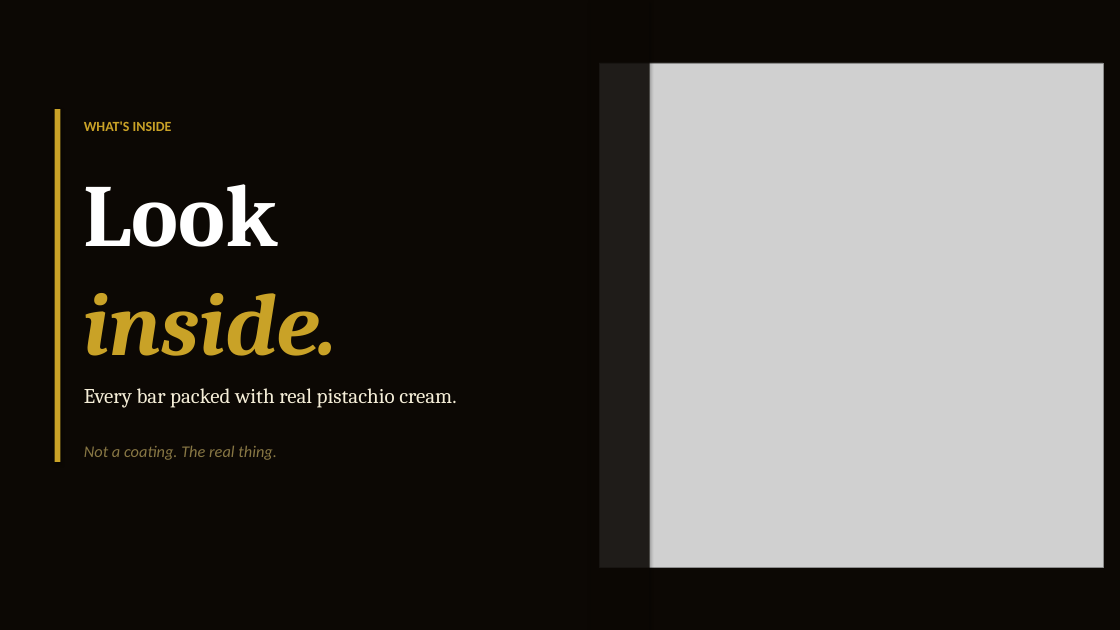
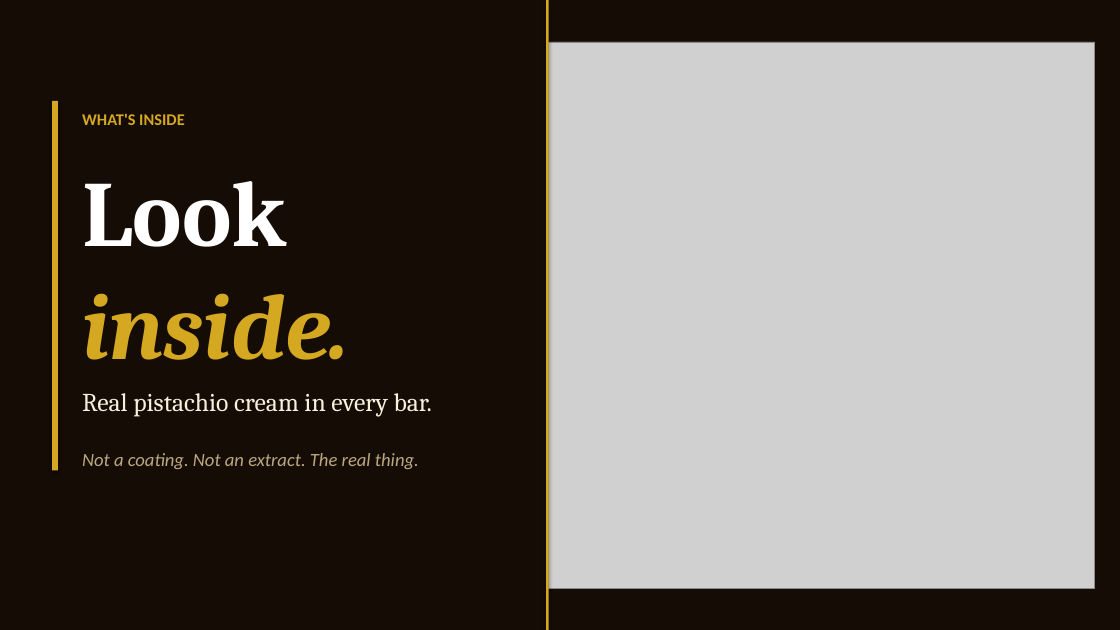
Before and after one commit to mnfadawi/hi, a slide deck: slide 3 of sahara-bites-fun-fair.pptx. Drawn at 1120x630 pixels with LibreOffice and Linux fonts; fonts in the diff are those of the drawing; grey boxes stand for pictures. Boxes give left, top, right and bottom in pixels: in the first picture for what was removed or moved away, otherwise in the second. Text is boxed around its words. In the diff, an @@ line names an element or a change of style, - is before the commit and + after.

```diff
--- a/sahara-bites-fun-fair.pptx
+++ b/sahara-bites-fun-fair.pptx
@@ background #0C0804 to #160C06 @@
@@ rectangle: place and size @@
-rectangle at (591, 0, 649, 630)
+rectangle at (546, 0, 549, 630)
@@ rectangle at (546, 0, 549, 630): fill #0C0804 at 85% opacity to #D4A820 @@
@@ picture: place and size @@
-picture at (599, 63, 1103, 567)
+picture at (549, 42, 1095, 588)
@@ rectangle: place and size @@
-rectangle at (55, 109, 60, 462)
+rectangle at (52, 101, 58, 471)
@@ rectangle at (52, 101, 58, 471): fill #C9A227 to #D4A820 @@
@@ text "WHAT'S INSIDE": place and size @@
-text "WHAT'S INSIDE" at (84, 121, 172, 131)
+text "WHAT'S INSIDE" at (82, 114, 184, 125)
@@ text "WHAT'S INSIDE" at (82, 114, 184, 125): size 12 to 14 pt, text colour #C9A227 to #D4A820 @@
@@ text "Look" at (82, 181, 286, 247): size 76 to 80 pt @@
@@ text "inside." at (82, 293, 349, 360): size 76 to 80 pt, text colour #C9A227 to #D4A820 @@
@@ text at (82, 393, 432, 417): text changed; size 18 to 22 pt; text colour #F5EED8 to #F8F0DC @@
-Every bar packed with real pistachio cream.
+Real pistachio cream in every bar.
@@ text at (82, 453, 419, 469): text changed; size 14 to 16 pt; text colour #887744 to #BBA880 @@
-Not a coating. The real thing.
+Not a coating. Not an extract. The real thing.
```
Also in this commit, not shown: 6 other slides changed, 1 slide removed.
